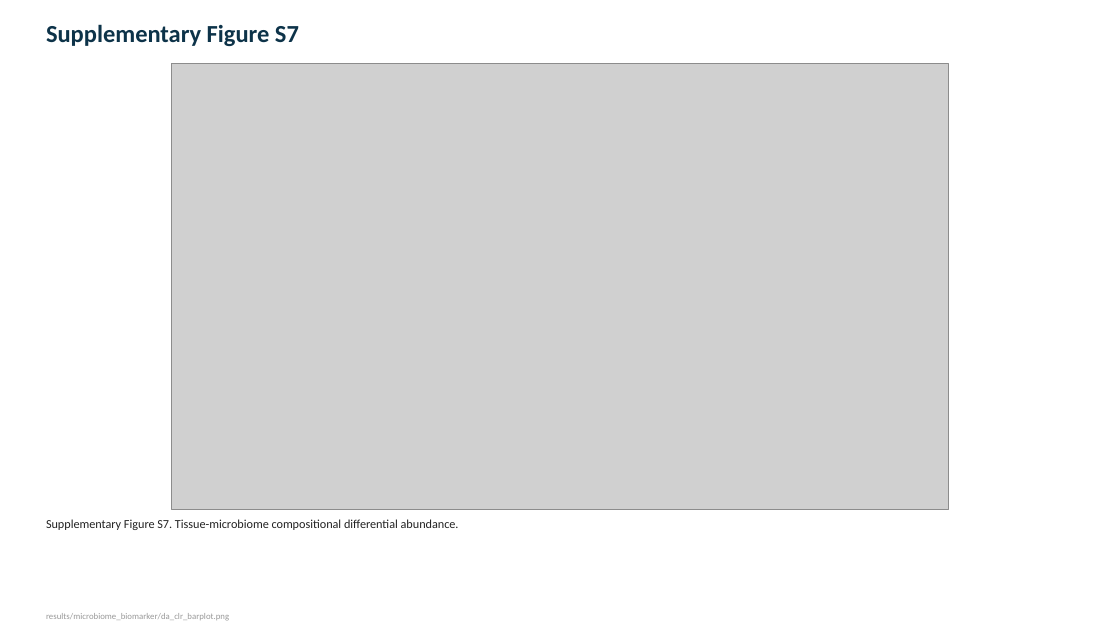
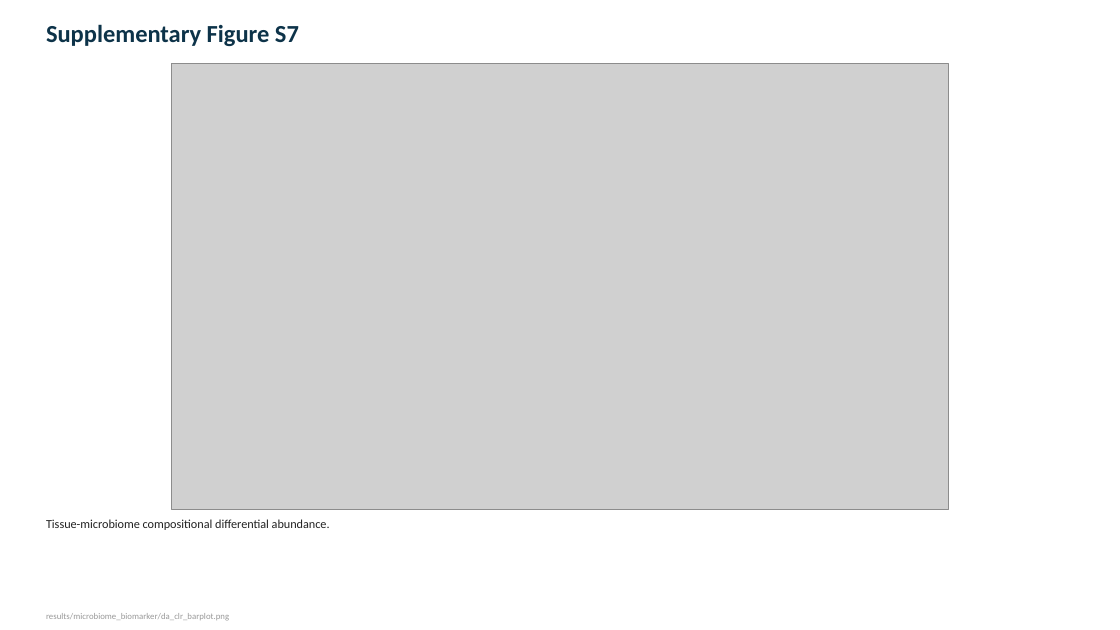
Before and after one commit to sreyacv1/GASTRIC-CANCER, a slide deck: slide 16 of FIGURES.pptx. Drawn at 1120x630 pixels with LibreOffice and Linux fonts; fonts in the diff are those of the drawing; grey boxes stand for pictures. Boxes give left, top, right and bottom in pixels: in the first picture for what was removed or moved away, otherwise in the second. Text is boxed around its words. In the diff, an @@ line names an element or a change of style, - is before the commit and + after.

Commit message:
Sequential figure numbering without letter suffixes; correct S8 caption to CD8 correlation

```diff
--- a/FIGURES.pptx
+++ b/FIGURES.pptx
@@ text at (46, 519, 330, 530): text changed @@
-Supplementary Figure S7. Tissue-microbiome compositional differential abundance.
+Tissue-microbiome compositional differential abundance.
```
Also in this commit, not shown: 28 other slides changed, 1 slide removed, 2 other files.
